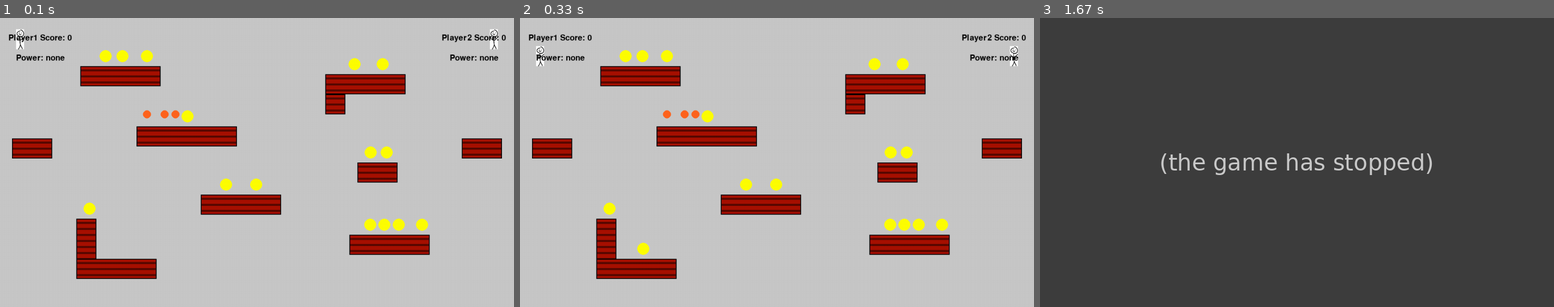
Above: before the commit, frames 1-3 (left to right).
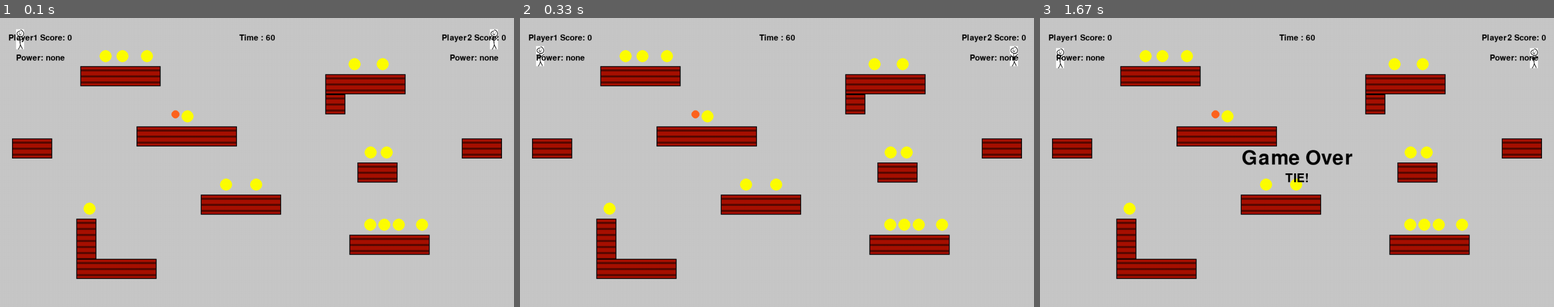
Above: after the commit, the same moments.

Repository: CS196Illinois/Group10-FA21
Game: pygame game, started from Project/game.py
Same seed, same stepped clock (60 frames per second), same inputs: the game is played once before the commit and once after it.
Inputs:
- Up to frame 1 (0.1 s): no input
- Up to frame 2 (0.33 s): no input
- Up to frame 3 (1.67 s): hold Esc 0.33-0.8 s; hold Right 0.33-0.8 s; tap Enter at 0.83 s

The runs differ from the first frame. In frame 1, 0.2% of the frame differs, in the area x 27-54%, y 5-35%; in frame 2, 0.2%; in frame 3, 99%, in the area x 0-100%, y 0-100%.
Before the commit the program exited at 0.35 s; later frames show no game.

Commit message:
merged timer

Diff:
--- a/Project/game.py
+++ b/Project/game.py
@@ -32,6 +32,7 @@
 SCREEN_HEIGHT = 720
 coinSpawnEvent = 0 + pygame.USEREVENT
 powerSpawnEvent = 1 + pygame.USEREVENT
+timer_event = 2 + pygame.USEREVENT
 
 PLAYER_MOVE_SPEED = 4
 
@@ -100,7 +101,6 @@
         for power in pygame.sprite.spritecollide(self, power_sprites, True):
             self.power = power.power
             power.kill()
-            print("touched power")
 
         for bullet in pygame.sprite.spritecollide(self, bullet_sprites, True):
             self.dx += bullet.speed * .7
@@ -223,9 +223,9 @@
     newItem = Type(platform.rect.left + ((platform.rect.width-Type.width) * (pos - int(pos))), platform.rect.top - 40)
     if not spritecollide(newItem, all_sprites, False):
         if (Type == Power):
+            print("power spawned")
             newItem.power = "bullet"
             power_sprites.add(newItem)
-            print("power spawned")
         else:
             coin_sprites.add(newItem)
         all_sprites.add(newItem)
@@ -235,8 +235,8 @@
     textSurface = font.render(text, True, (0,0,0))
     return textSurface, textSurface.get_rect()
 
-def message_display(text, xpos, ypos):
-    largeText = pygame.font.Font('freesansbold.ttf',20)
+def message_display(text, xpos, ypos, size):
+    largeText = pygame.font.Font('freesansbold.ttf',size)
     TextSurf, TextRect = text_objects(text, largeText)
     TextRect.center = (xpos,ypos)
     screen.blit(TextSurf, TextRect)
@@ -309,7 +309,14 @@
 for i in range(20):
     newRandomSpawn(Coin)
 pygame.time.set_timer(coinSpawnEvent, 200)
-pygame.time.set_timer(powerSpawnEvent, 1)
+pygame.time.set_timer(powerSpawnEvent, 20)
+pygame.time.set_timer(timer_event, 1000)
+
+font = pygame.font.SysFont(None, 100)
+counter = 60
+# text = font.render(str(counter), True, (0, 128, 0))
+
+
 
 running = True
 
@@ -325,7 +332,11 @@
             pygame.time.set_timer(coinSpawnEvent, random.randint(200, 400))
         if event.type == powerSpawnEvent:
             newRandomSpawn(Power)
-            pygame.time.set_timer(powerSpawnEvent, random.randint(16000, 30000))
+            pygame.time.set_timer(powerSpawnEvent, random.randint(10000, 15000))
+        if event.type == timer_event:
+            counter -= 1
+    if counter == 0:
+        running = False
 
 
     pressed_keys = pygame.key.get_pressed()
@@ -338,11 +349,29 @@
     for entity in all_sprites:
         screen.blit(entity.surf, entity.rect)
 
-    message_display("Player1 Score: " +str(player1.score), 100, 50)
-    message_display("Power: " + player1.power, 100, 100)
-
-    message_display("Player2 Score: " +str(player2.score), 1180, 50)
-    message_display("Power: " + player2.power, 1180, 100)
+    message_display("Player1 Score: " +str(player1.score), 100, 50, 20)
+    message_display("Power: " + player1.power, 100, 100, 20)
+
+    message_display("Player2 Score: " +str(player2.score), 1180, 50, 20)
+    message_display("Power: " + player2.power, 1180, 100, 20)
+
+    message_display("Time : " + str(counter), 640, 50,20)
     pygame.display.flip()
 
     clock.tick(60)
+
+message_display("Game Over", 640, 350,50)
+if (player1.score > player2.score):
+    message_display("PLAYER ONE WINS!", 640, 400,30)
+elif (player1.score < player2.score):
+    message_display("PLAYER TWO WINS!", 640, 400,30)
+else :
+    message_display("TIE!", 640, 400,30)
+running2 = True
+while running2:
+    for event in pygame.event.get():
+        if event.type == KEYDOWN:
+            if event.key == K_ESCAPE:
+                running2 = False
+    pygame.display.flip()
+    clock.tick(30)
